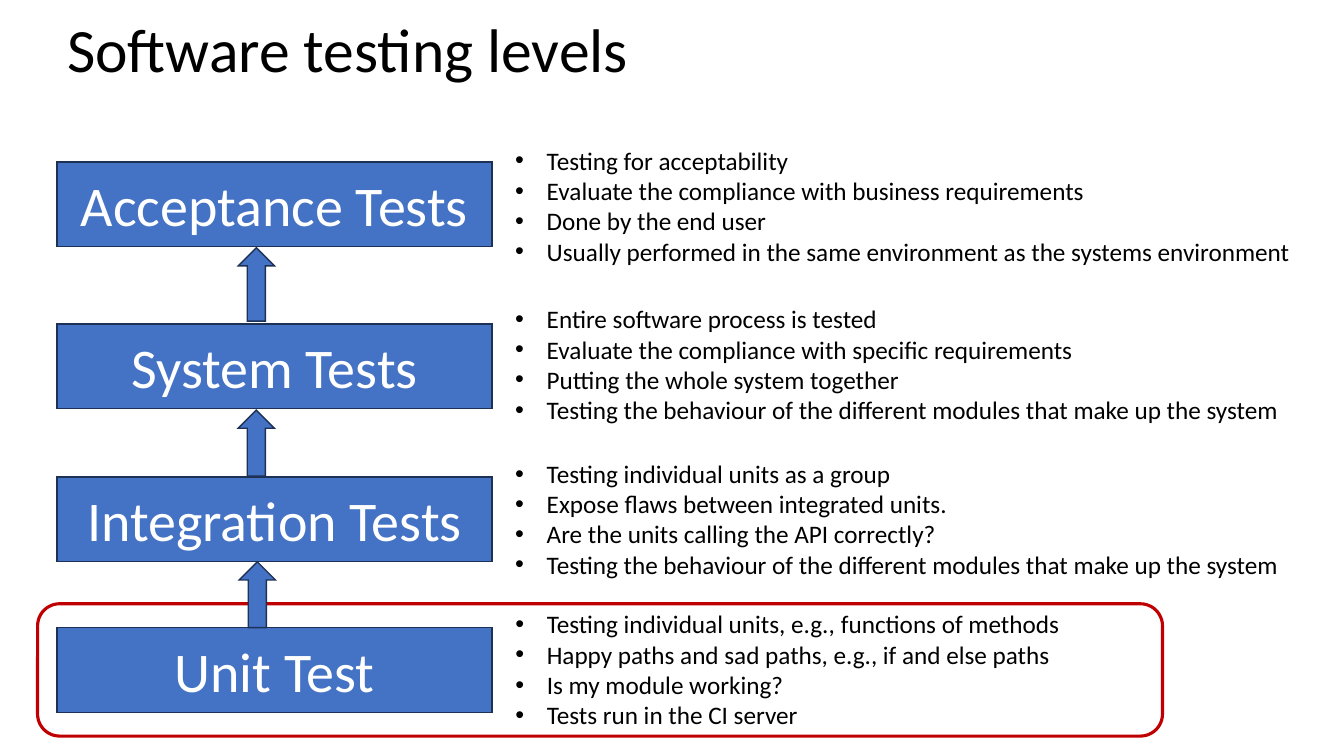
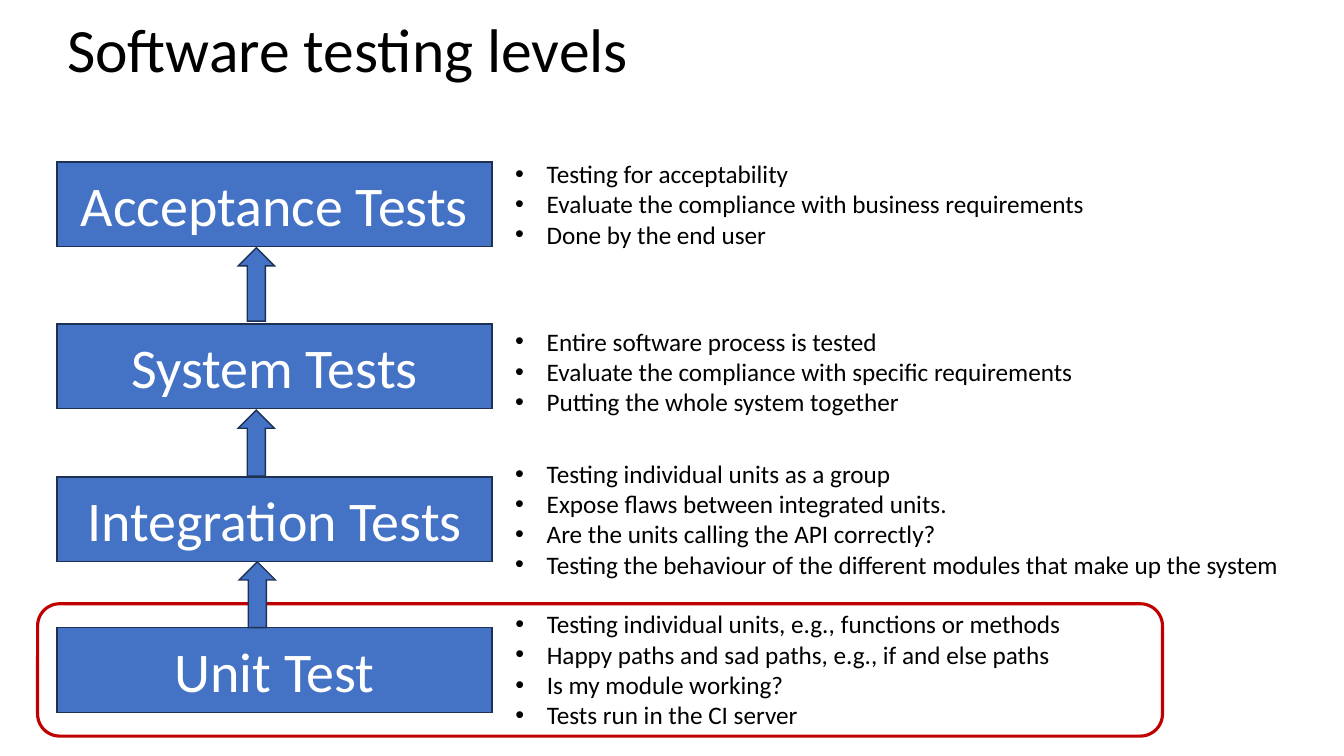
Before and after one commit to johnxu21/johnxu21.github.io, a slide deck: slide 5 of teaching/CS472/Timetable/Testing-2033-fall.pptx (slide 4 before the commit). Drawn at 1344x756 pixels with LibreOffice and Linux fonts; fonts in the diff are those of the drawing. Boxes give left, top, right and bottom in pixels: in the first picture for what was removed or moved away, otherwise in the second. Text is boxed around its words. In the diff, an @@ line names an element or a change of style, - is before the commit and + after.

```diff
--- a/teaching/CS472/Timetable/Testing-2033-fall.pptx
+++ b/teaching/CS472/Timetable/Testing-2033-fall.pptx
@@ text "Testing for acceptability": place and size @@
-text "Testing for acceptability" at (547, 152, 1289, 265)
+text "Testing for acceptability" at (547, 165, 1083, 248)
@@ text at (547, 243, 1289, 265): paragraph removed @@
-• Usually performed in the same environment as the systems environment
@@ text "Entire software process is tested": place and size @@
-text "Entire software process is tested" at (547, 310, 1278, 424)
+text "Entire software process is tested" at (547, 333, 1072, 416)
@@ text at (547, 401, 1278, 424): paragraph removed @@
-• Testing the behaviour of the different modules that make up the system
@@ text at (547, 615, 1061, 638): text changed @@
-• Testing individual units, e.g., functions of methods
+• Testing individual units, e.g., functions or methods
```
Also in this commit, not shown: 10 other slides changed, 1 slide added, 1 slide removed, 3 other files.
